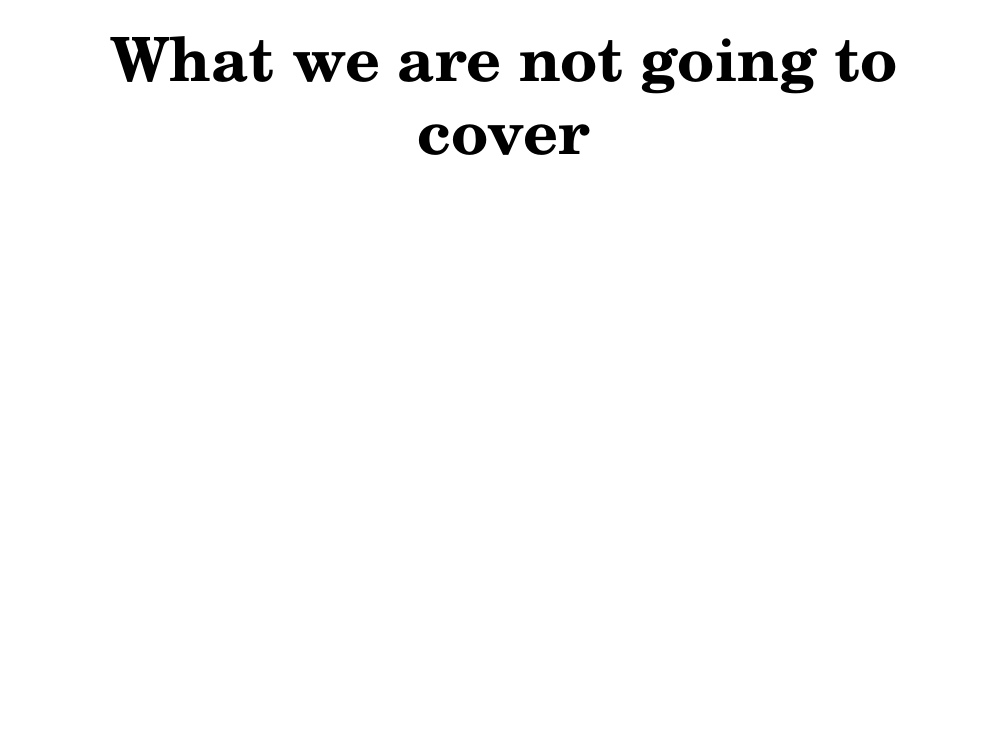
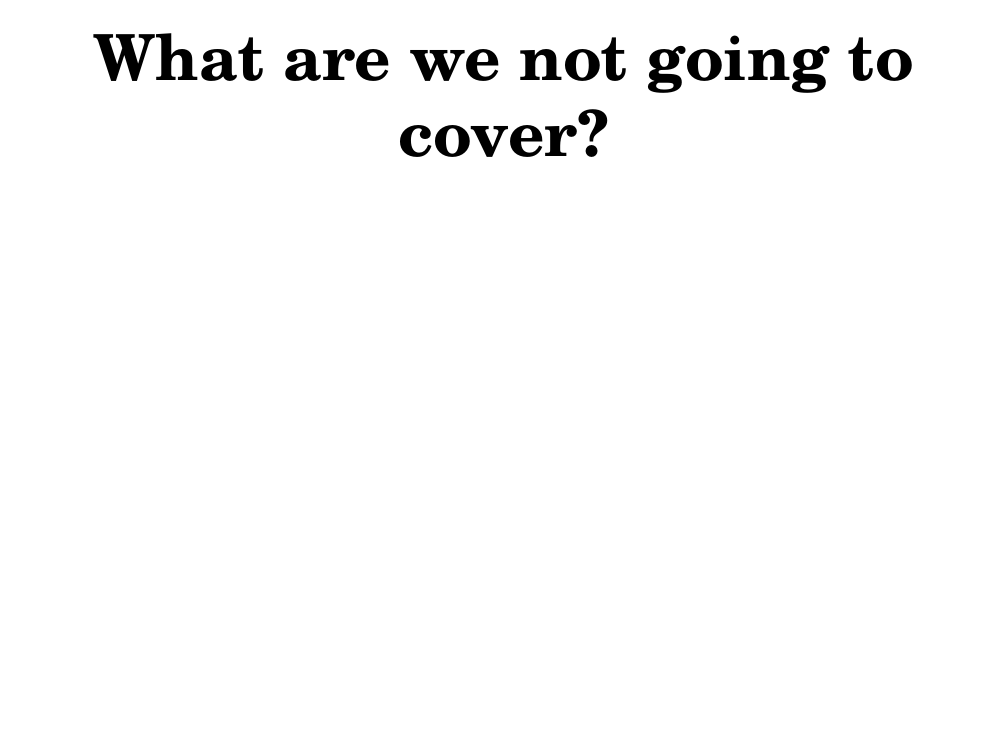
Before and after one commit to gregkh/kernel-tutorial, a slide deck: slide 3 of kernel_patch_tutorial.odp (slide 2 before the commit). Drawn at 1008x756 pixels with LibreOffice and Linux fonts; fonts in the diff are those of the drawing. Boxes give left, top, right and bottom in pixels: in the first picture for what was removed or moved away, otherwise in the second. Text is boxed around its words. In the diff, an @@ line names an element or a change of style, - is before the commit and + after.

Commit message:
more talk updates

```diff
--- a/kernel_patch_tutorial.odp
+++ b/kernel_patch_tutorial.odp
@@ title at <box>93,33,914,157</box>: text changed; size 48 to 50 pt @@
-What we are not going to cover
+What are we not going to cover?
```
Also in this commit, not shown: 2 slides added, 1 slide removed, 1 other file.
